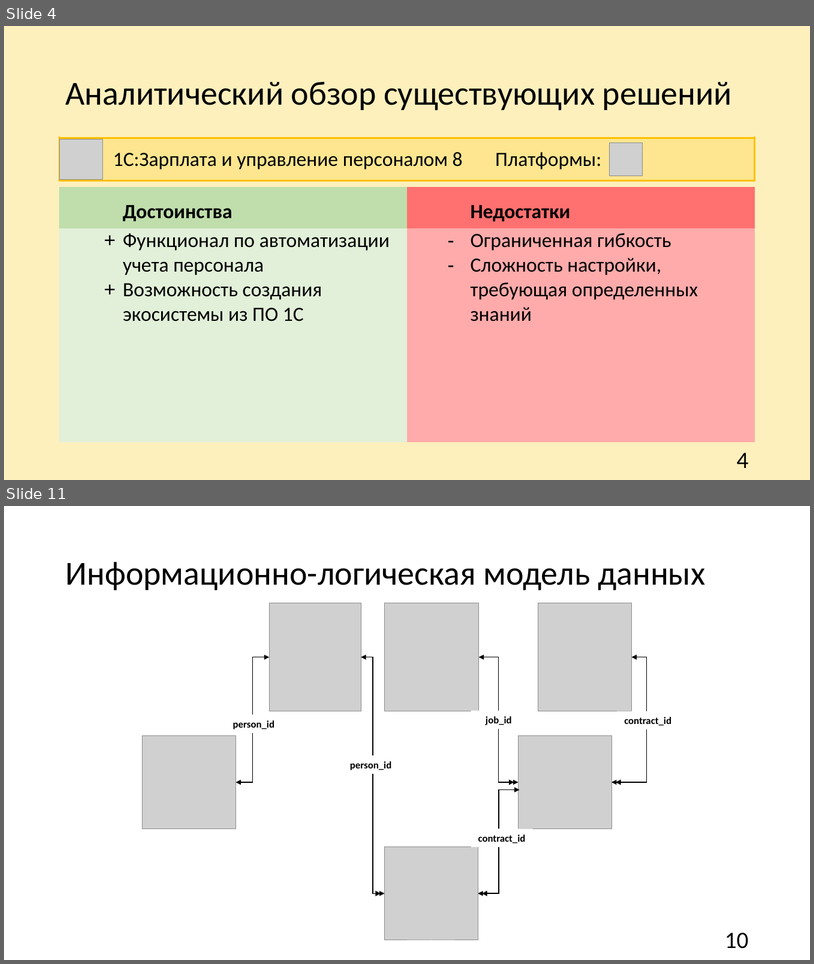
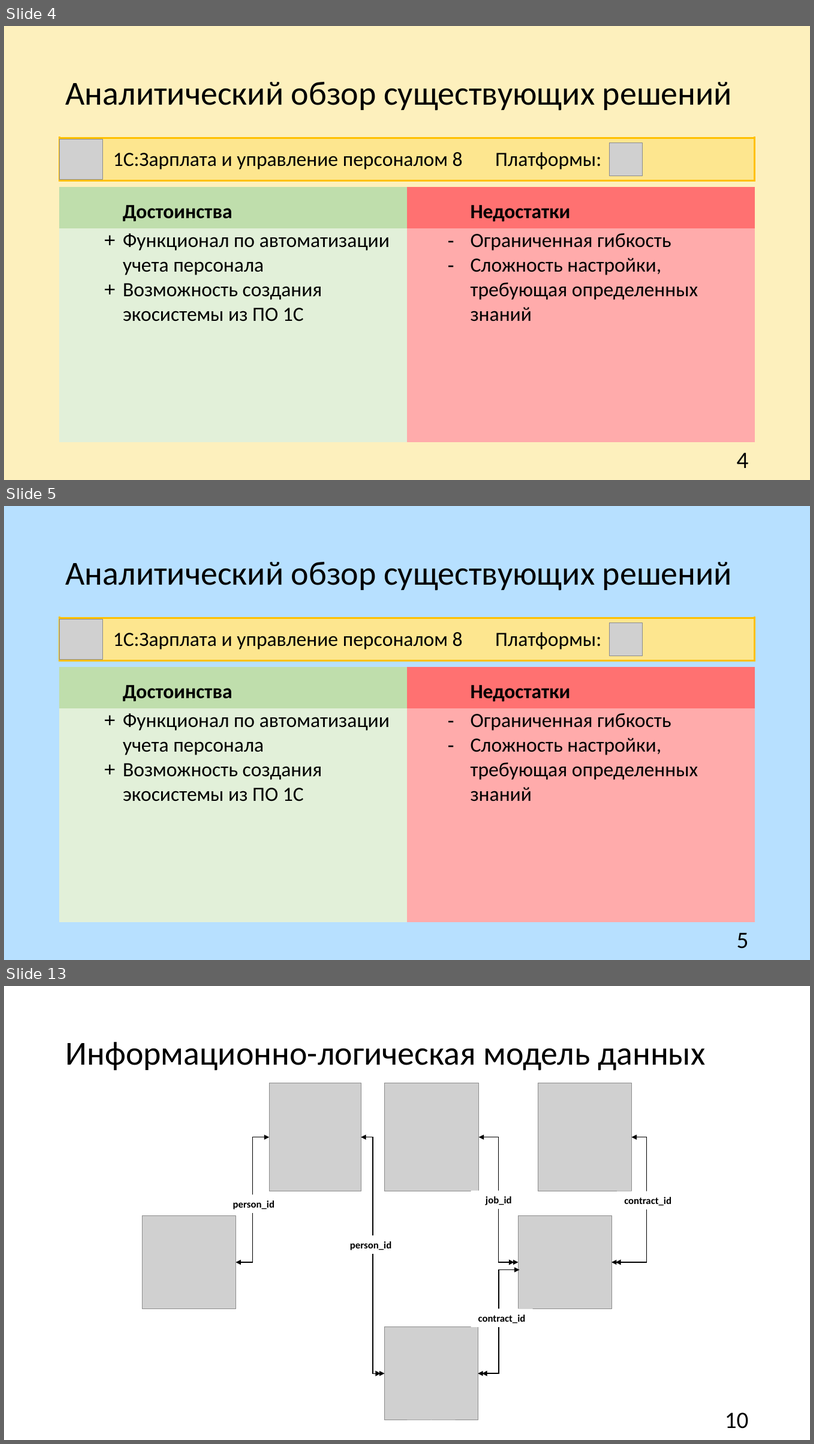
Before and after one commit to churakovra/graduateWork, a slide deck: product/vkr_pres.pptx. Shown one above the other, each under a label of ours: slides 4 and 11 before the commit, slides 4, 5 and 13 after it; the slides between them are not shown. The pictures are 814x964 and 814x1444 pixels, drawn with LibreOffice and Linux fonts; fonts in the diff are those of the drawing; grey boxes stand for pictures. Boxes give left, top, right and bottom in pixels: in the first picture for what was removed or moved away, otherwise in the second. Text is boxed around its words. In the diff, an @@ line names an element or a change of style, - is before the commit and + after.

```diff
--- a/product/vkr_pres.pptx
+++ b/product/vkr_pres.pptx
@@ slide 5 added at bbox=[4, 506, 810, 960], background #199CFF at 31% opacity @@
@@ title added at bbox=[65, 562, 732, 591], 40 pt, text #000000 @@
+Аналитический обзор существующих решений
@@ table added at bbox=[60, 618, 755, 661], 1 rows, 3 columns @@
+ | 1С:Зарплата и управление персоналом 8 | Платформы:
@@ picture added at bbox=[60, 619, 102, 659] @@
@@ picture added at bbox=[610, 623, 643, 655] @@
@@ table added at bbox=[60, 667, 755, 922], 2 rows, 2 columns @@
+Достоинства | Недостатки
+Функционал по автоматизации учета персонала / Возможность создания экосистемы из ПО 1С | Ограниченная гибкость / Сложность настройки, требующая определенных знаний
@@ page number added at bbox=[737, 933, 749, 948], 28 pt, text #000000 @@
+5
@@ what was slide 11 is now slide 13 @@
```
Also in this commit, not shown: 4 slides changed, 4 other slides added, 2 slides removed, 1 other file.
